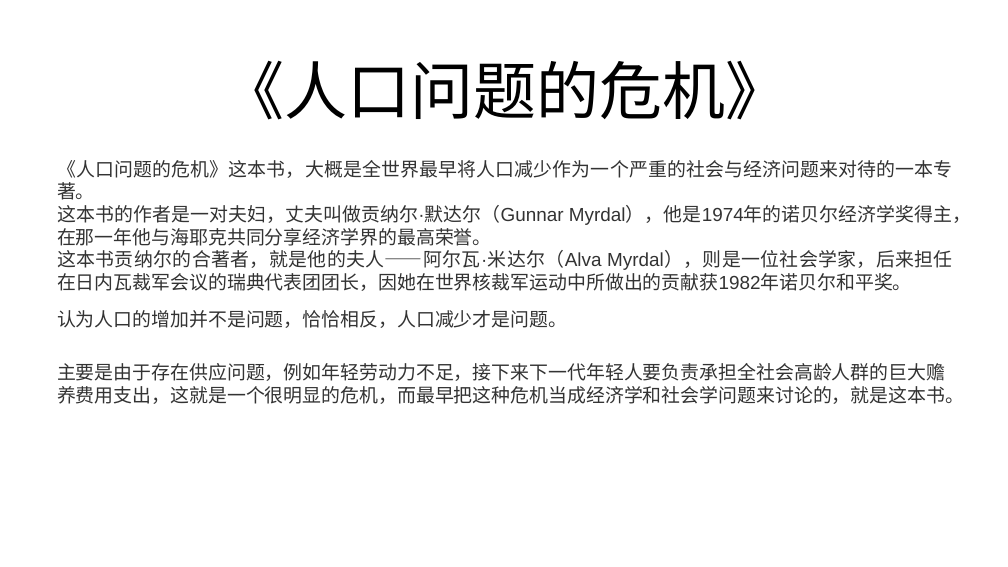
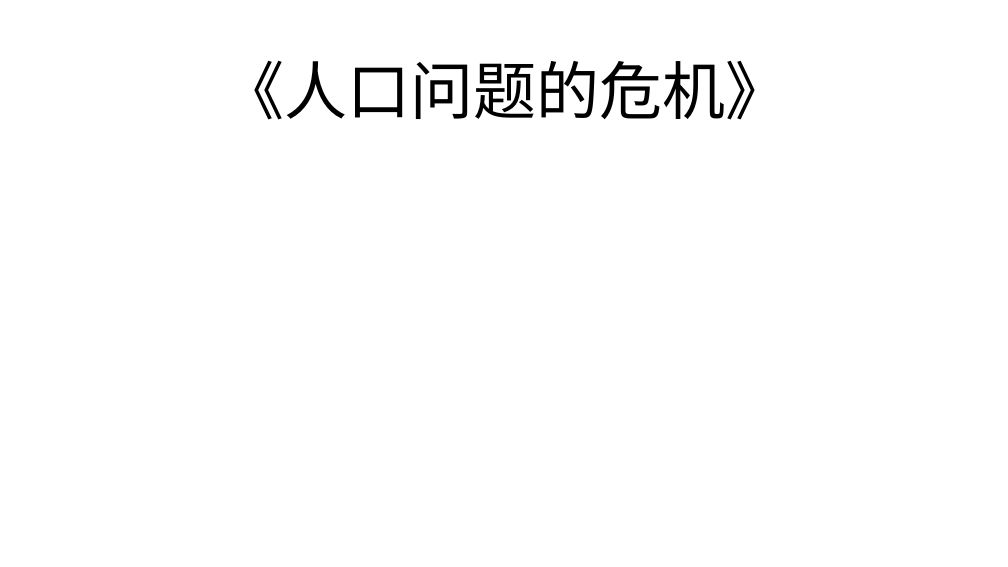
Before and after one commit to FredJiangFei/freetalk, a slide deck: slide 19 of 生娃是国家大事/sw - Copy.pptx (slide 18 before the commit). Drawn at 1008x567 pixels with LibreOffice and Linux fonts; fonts in the diff are those of the drawing. Boxes give left, top, right and bottom in pixels: in the first picture for what was removed or moved away, otherwise in the second. Text is boxed around its words. In the diff, an @@ line names an element or a change of style, - is before the commit and + after.

```diff
--- a/生娃是国家大事/sw - Copy.pptx
+++ b/生娃是国家大事/sw - Copy.pptx
@@ text removed at [57,160,972,291] @@
-《人口问题的危机》这本书，大概是全世界最早将人口减少作为一个严重的社会与经济问题来对待的一本专著。
-这本书的作者是一对夫妇，丈夫叫做贡纳尔·默达尔（Gunnar Myrdal），他是1974年的诺贝尔经济学奖得主，在那一年他与海耶克共同分享经济学界的最高荣誉。
-这本书贡纳尔的合著者，就是他的夫人——阿尔瓦·米达尔（Alva Myrdal），则是一位社会学家，后来担任在日内瓦裁军会议的瑞典代表团团长，因她在世界核裁军运动中所做出的贡献获1982年诺贝尔和平奖。
@@ text removed at [57,310,567,328] @@
-认为人口的增加并不是问题，恰恰相反，人口减少才是问题。
@@ text removed at [57,363,964,404] @@
-主要是由于存在供应问题，例如年轻劳动力不足，接下来下一代年轻人要负责承担全社会高龄人群的巨大赡养费用支出，这就是一个很明显的危机，而最早把这种危机当成经济学和社会学问题来讨论的，就是这本书。
```
Also in this commit, not shown: 2 slides added, 4 slides removed, 1 other file.
